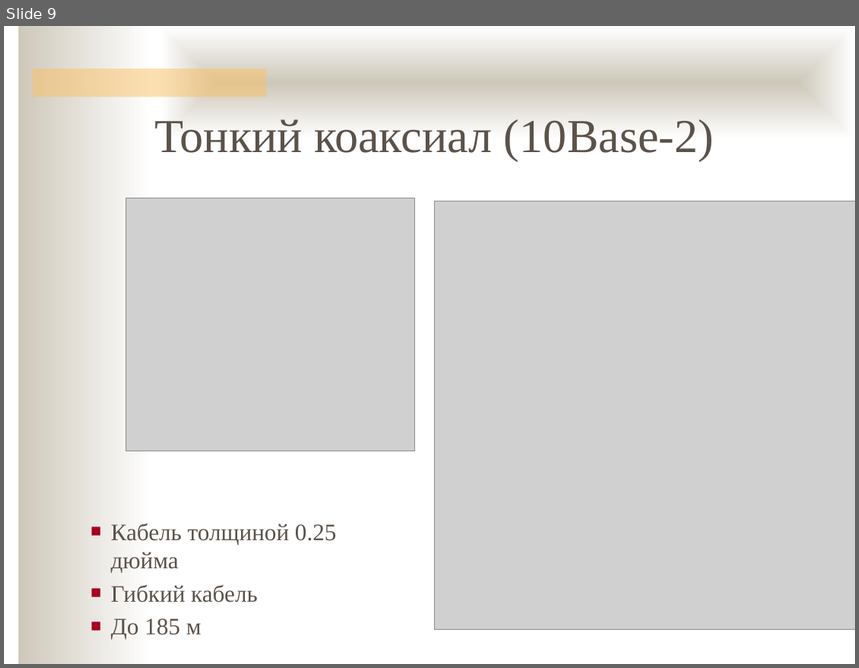
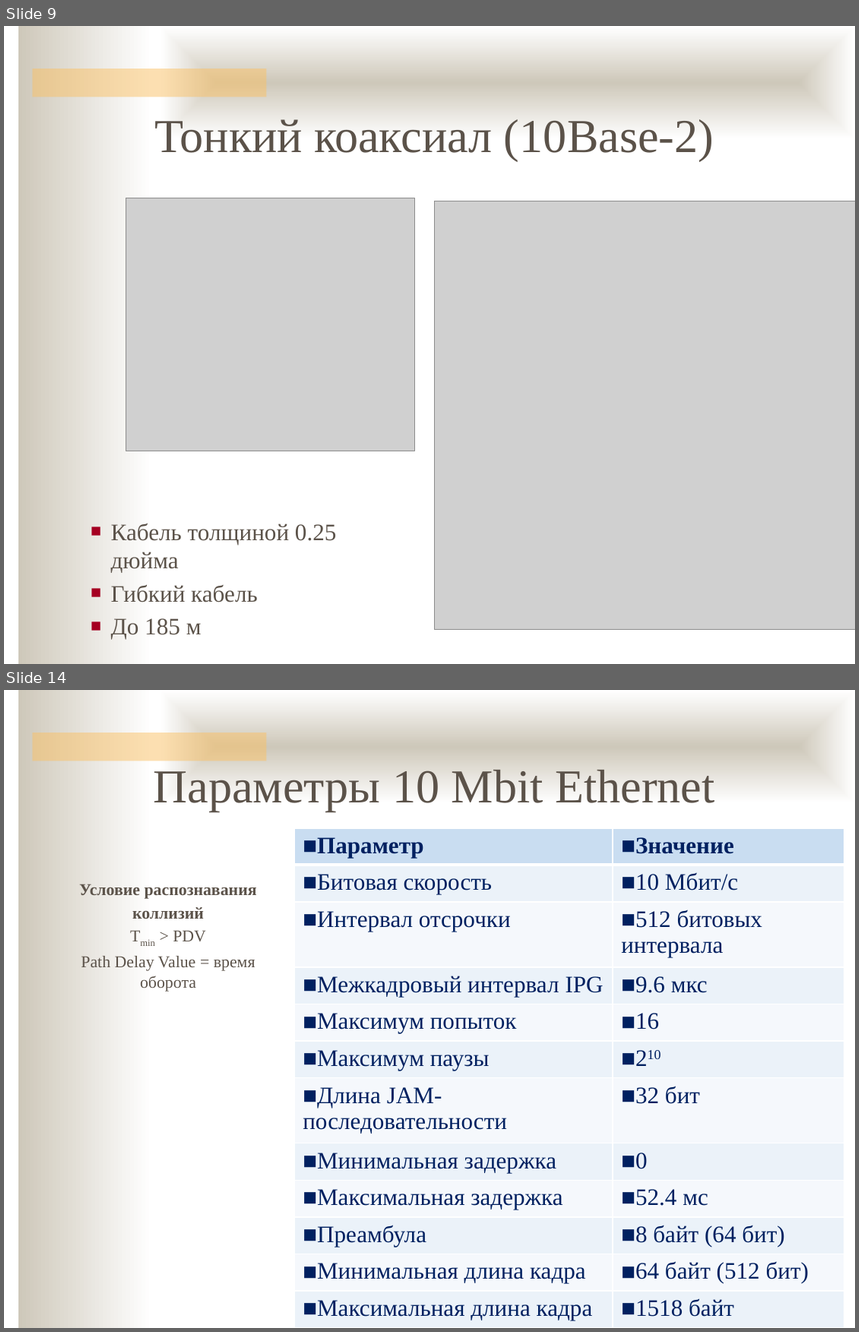
Before and after one commit to ukoloff/nets, a slide deck: 05.pptx. Shown one above the other, each under a label of ours: slide 9 before the commit, slides 9 and 14 after it; the slides between them are not shown. The pictures are 859x668 and 859x1332 pixels, drawn with LibreOffice and Linux fonts; fonts in the diff are those of the drawing; grey boxes stand for pictures; background and template pictures are left out. Boxes give left, top, right and bottom in pixels: in the first picture for what was removed or moved away, otherwise in the second. Text is boxed around its words. In the diff, an @@ line names an element or a change of style, - is before the commit and + after.

```diff
--- a/05.pptx
+++ b/05.pptx
@@ slide 14 added at <box>4,690,855,1328</box>, background #FFFFFF; not listed: 3 template elements that a slide beside it also shows @@
@@ text added at <box>154,770,715,812</box>, 40 pt, text #5B5249 @@
+Параметры 10 Mbit Ethernet
@@ table added at <box>294,828,844,1326</box>, 14 rows, 2 columns @@
+Параметр | Значение
+Битовая скорость | 10 Мбит/с
+Интервал отсрочки | 512 битовых интервала
+Межкадровый интервал IPG | 9.6 мкс
+Максимум попыток | 16
+Максимум паузы | 210
+Длина JAM-последовательности | 32 бит
+Минимальная задержка | 0
+Максимальная задержка | 52.4 мс
+Преамбула | 8 байт (64 бит)
+Минимальная длина кадра | 64 байт (512 бит)
+Максимальная длина кадра | 1518 байт
+Максимальный диаметр сети | 2500 м
+Максимум станций в сети | 1024
@@ text added at <box>79,884,257,992</box>, 14 pt, text #5B5249 @@
+Условие распознавания
+коллизий
+Tmin > PDV
+Path Delay Value = время оборота
```
Also in this commit, not shown: 1 slide changed, 13 other slides added, 1 slide removed.
